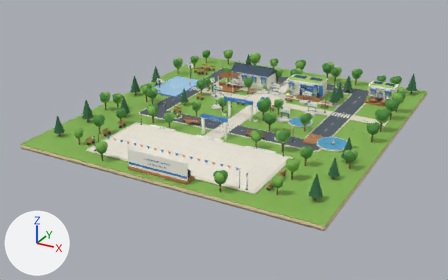
A saved change to the glTF model public/models/world.glb.
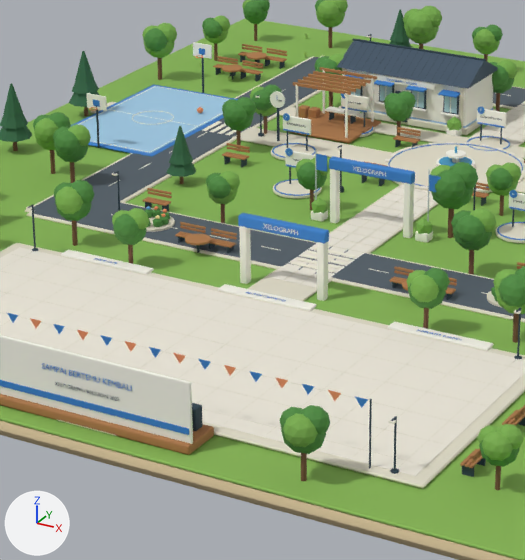
Each version is shown whole from a 50 mm camera at (46.0, -98.3, 40.0) aimed at (-2.1, -10.9, -3.7), then close up on the part from 29% to 64% of the width and 18% to 77% of the height. Every picture has the same lights, and +X, +Y and +Z are marked at lower left. The last two pictures show the newer version. Where no turn or scale is listed for an object, it has been applied to the vertices. Vertices at exactly the same position are counted once.

Names of what the first close-up shows: 'Building_occluder', 'Campus lawn', 'Court playing field', 'Island edge', 'Reunion Commons', 'Reunion_stage', 'Scenery_Blue_accent', 'Scenery_Dark_frame', 'Scenery_Path_limestone', 'Scenery_Paving_light', 'Scenery_Road_asphalt', 'Scenery_Timber', 'Scenery_White_plaster' and 47 more.
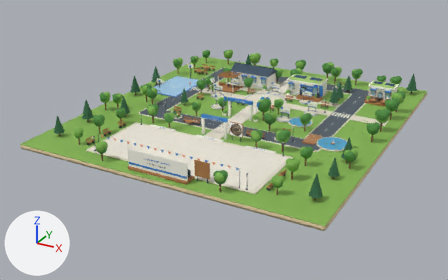
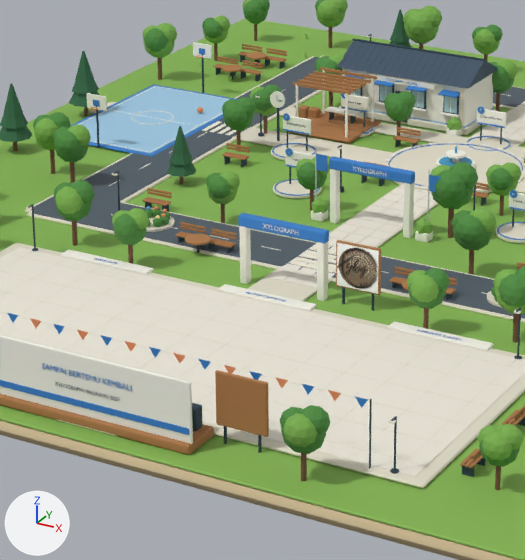
Where the newer file only moved an object's origin or applied its transform, the numbers keep the older frame.

Location of each change, [x1, y1, x2, y2] in pixels of the close-ups (525 x 560 px):
'Xylograph_logo_Entrance', added: after [337, 242, 379, 294]
part 1 of me_kubus_358, added: after [342, 287, 345, 304]
part 2 of me_kubus_358, added: after [224, 426, 227, 444]
part 3 of me_kubus_358, added: after [258, 435, 262, 453]
part 4 of me_kubus_824, added: after [336, 240, 381, 295]
part 5 of me_kubus_824, added (brown): after [215, 370, 269, 437]

The change, as a list of edits to the scene's bpy script:
```text
Add img_xylograph_logo:
    img_xylograph_logo = load_image('xylograph-logo', '_unpacked/xylograph-logo', 640, 640, 'sRGB')
Add mat_xylograph_original_logo:
    mat_xylograph_original_logo = principled_material('Xylograph original logo')
    mat_xylograph_original_logo.texture = img_xylograph_logo
    mat_xylograph_original_logo.roughness = 0.85
Change me_kubus_358:
    used by ob_scenery_dark_frame; location = (0.5, -9.09, 1.71)
    remove me_kubus_358.from_pydata(...)  # 3576 vertices, 6460 faces; spans x -21.0..21.0, y -23.3..23.3, z -1.6..1.6
    add me_kubus_358.from_pydata(...)  # 3800 vertices, 6892 faces; spans x -21.0..21.0, y -23.8..23.3, z -1.7..1.6
    me_kubus_358 part 1: the loose piece of 56 vertices spanning x 4.6..5.0, y 14.6..15.0, z -1.0..-0.1 is copied, and the copy is scaled about its middle by (0.0567, 0.213, 2.01), then moved by (-2.1, -23.7, -0.3); it spans x 2.7..2.8, y -9.0..-8.8, z -1.7..0.0
    me_kubus_358 part 2: the loose piece of 56 vertices spanning x 4.6..5.0, y 14.6..15.0, z -1.0..-0.1 is copied, and the copy is scaled about its middle by (0.0501, 0.19, 2.01), then moved by (0.4, -38.5, -0.3); it spans x 5.1..5.2, y -23.8..-23.6, z -1.7..0.0
    me_kubus_358 part 3: the loose piece of 56 vertices spanning x 8.0..8.4, y 14.6..15.0, z -1.0..-0.1 is copied, and the copy is scaled about its middle by (0.0629, 0.193, 2.01), then moved by (-1.4, -38.5, -0.3); it spans x 6.8..6.9, y -23.8..-23.6, z -1.7..0.0
    other edits to the shape of me_kubus_358 do not show in these pictures
Change me_kubus_824:
    used by ob_scenery_timber; location = (0.5, -8.85, 1.62)
    remove me_kubus_824.from_pydata(...)  # 7812 vertices, 15032 faces; spans x -21.1..21.1, y -21.9..21.9, z -1.5..1.5
    add me_kubus_824.from_pydata(...)  # 7924 vertices, 15248 faces; spans x -21.1..21.1, y -24.0..21.9, z -1.5..1.7
    me_kubus_824 part 4: a new loose piece of 56 vertices spanning x 2.3..4.7, y -9.2..-9.1, z -0.7..1.6, in mat_timber (brown #ae7848)
    me_kubus_824 part 5: a new loose piece of 56 vertices spanning x 4.8..7.2, y -24.0..-23.9, z -0.7..1.7, in mat_timber (brown #ae7848)
    other edits to the shape of me_kubus_824 do not show in these pictures
Add me_plane:
    me_plane.from_pydata(...)  # 4 vertices, 2 faces; spans x -1.08..1.08, y 0.0, z -1.08..1.08
    me_plane.materials.append(mat_xylograph_original_logo)  # picture img_xylograph_logo
Add ob_xylograph_logo_entrance:
    ob_xylograph_logo_entrance = bpy.data.objects.new('Xylograph_logo_Entrance', me_plane)
    ob_xylograph_logo_entrance.location = (4.0, -18.09, 2.1)
```
